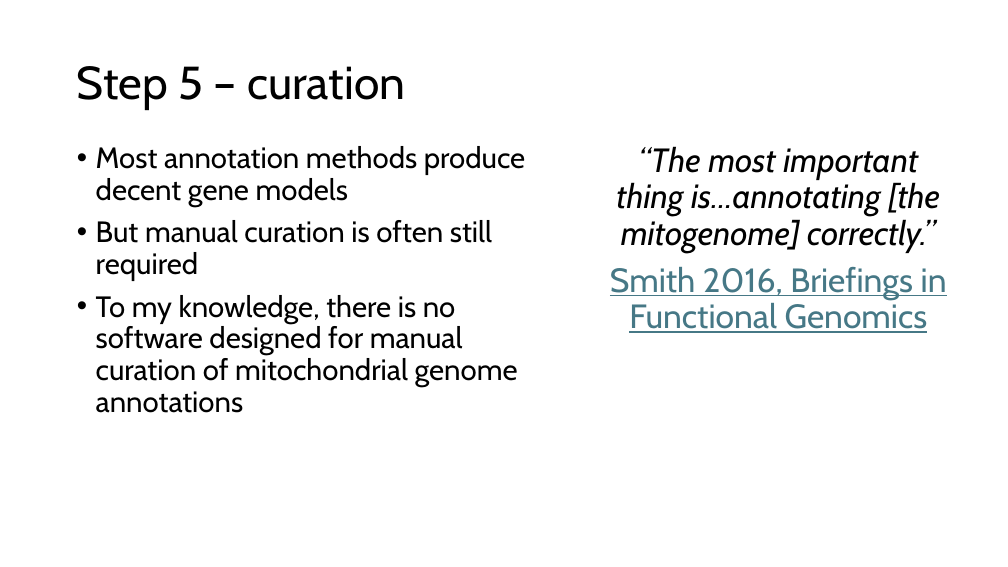
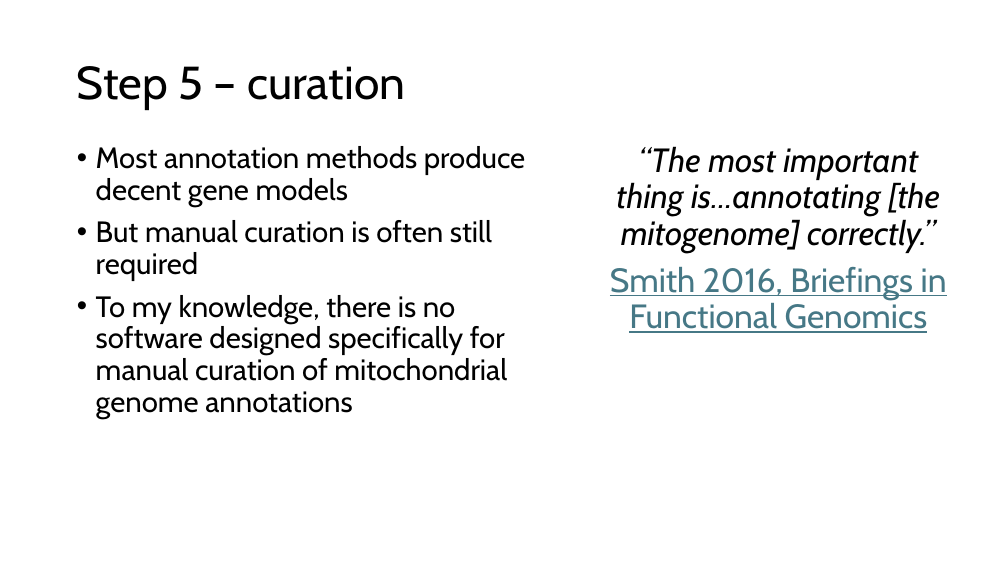
Before and after one commit to SmithsonianWorkshops/MitoPilot_workshop_2025, a slide deck: slide 13 of pdfs/Mitogenome_intro.pptx. Drawn at 1008x567 pixels with LibreOffice and Linux fonts; fonts in the diff are those of the drawing. Boxes give left, top, right and bottom in pixels: in the first picture for what was removed or moved away, otherwise in the second. Text is boxed around its words. In the diff, an @@ line names an element or a change of style, - is before the commit and + after.

```diff
--- a/pdfs/Mitogenome_intro.pptx
+++ b/pdfs/Mitogenome_intro.pptx
@@ text at box(96, 295, 507, 419): text changed @@
-• To my knowledge, there is no software designed for manual curation of mitochondrial genome annotations
+• To my knowledge, there is no software designed specifically for manual curation of mitochondrial genome annotations
```
Also in this commit, not shown: 4 other slides changed, 50 other files.
